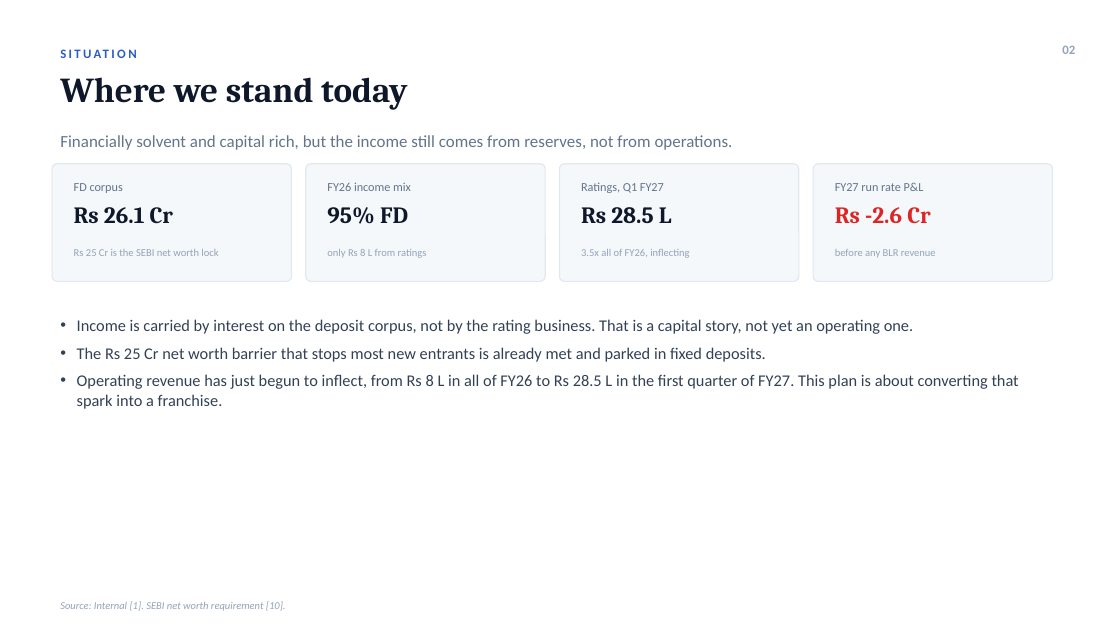
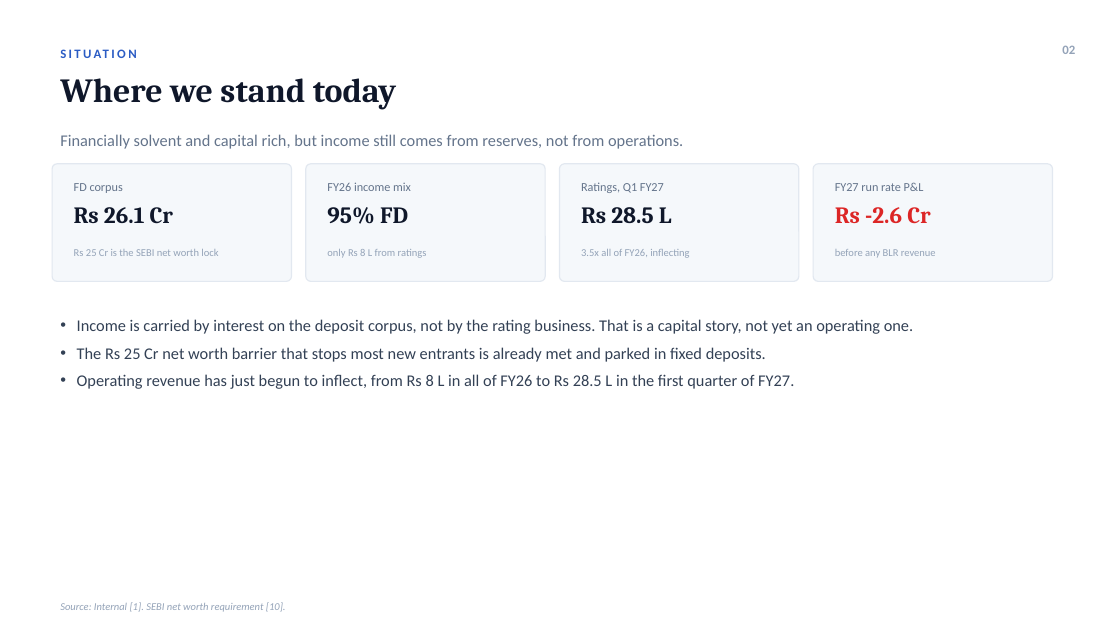
Before and after one commit to acer-developer/AOP, a slide deck: slide 2 of board/AOP_board_presentation.pptx. Drawn at 1120x630 pixels with LibreOffice and Linux fonts; fonts in the diff are those of the drawing. Boxes give left, top, right and bottom in pixels: in the first picture for what was removed or moved away, otherwise in the second. Text is boxed around its words. In the diff, an @@ line names an element or a change of style, - is before the commit and + after.

```diff
--- a/board/AOP_board_presentation.pptx
+++ b/board/AOP_board_presentation.pptx
@@ text "Where we stand today" at box(60, 78, 396, 110): size 30 to 29 pt @@
@@ text at box(60, 134, 683, 149): text changed; size 14.5 to 14 pt @@
-Financially solvent and capital rich, but the income still comes from reserves, not from operations.
+Financially solvent and capital rich, but income still comes from reserves, not from operations.
@@ text at box(77, 374, 794, 389): text changed @@
-• Operating revenue has just begun to inflect, from Rs 8 L in all of FY26 to Rs 28.5 L in the first quarter of FY27. This plan is about converting that spark into a franchise.
+• Operating revenue has just begun to inflect, from Rs 8 L in all of FY26 to Rs 28.5 L in the first quarter of FY27.
```
Also in this commit, not shown: 9 other slides changed, 1 slide added, 1 other file.
